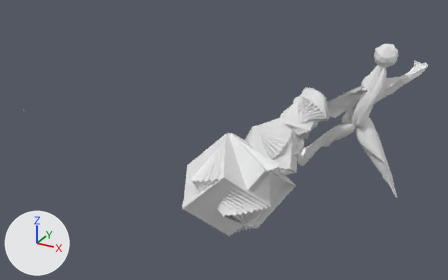
An edit to the Blender file human_single.blend, drawn before and after from the same camera.
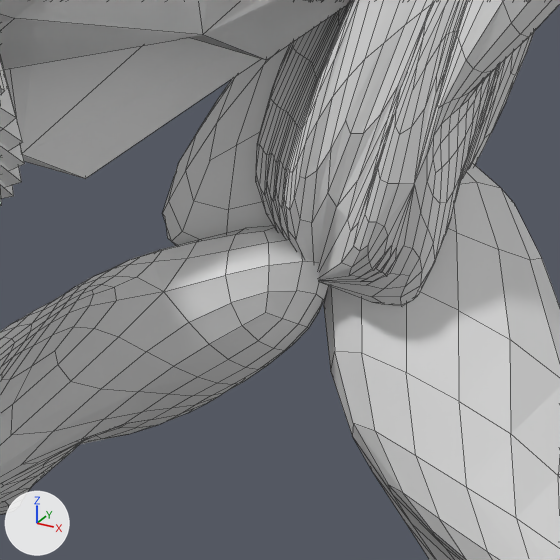
Old and new are each drawn whole from a 50 mm lens placed at (2.88, -9.17, 3.77), pointed at (-2.73, 1.03, -1.33) and again close up on the part from 73% to 84% of the width and 37% to 54% of the height. Lighting does not change. The marker at lower left points along +X, +Y and +Z. The close-ups show mesh edges as thin lines.
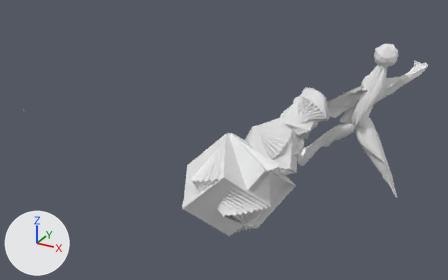
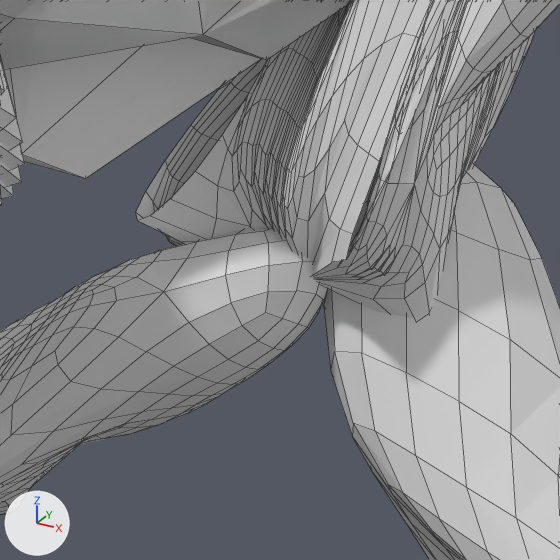
The change, as JSON lines over the scene's bpy script:
```json
{"block": "me_cylinder_000", "where": "# used by ob_cylinder_001; location = (0.08, 0.977, -0.019); rotation_euler = (-0.228, 0.193, 0.158), in degrees (-13, 11, 9.1); scale = (0.437, 0.437, 0.437)"}
{"op": "remove", "block": "me_cylinder_000", "code": "me_cylinder_000.from_pydata(...)  # 154 vertices, 78 faces; spans x -0.8..0.95, y -0.94..0.44, z -1.35..1.99"}
{"op": "add", "block": "me_cylinder_000", "code": "me_cylinder_000.from_pydata(...)  # 154 vertices, 85 faces; spans x -0.8..0.95, y -0.94..0.44, z -1.35..1.99"}
{"block": "me_cylinder_000", "change": "me_cylinder_000 part 1"}
{"block": "me_cylinder_000", "change": "9 faces are deleted"}
{"block": "me_cylinder_000", "change": "16 new faces join them"}
```

What differs and where, as boxes [x1, y1, x2, y2] in the close-ups (560 x 560 px):
```json
{"object": "Cylinder.001", "change": "reshaped", "before": [163, 0, 560, 307], "after": [136, 0, 560, 319]}
{"part": 1, "of": "me_cylinder_000", "change": "built on", "before": [170, 27, 535, 307], "after": [136, 25, 536, 319]}
```
